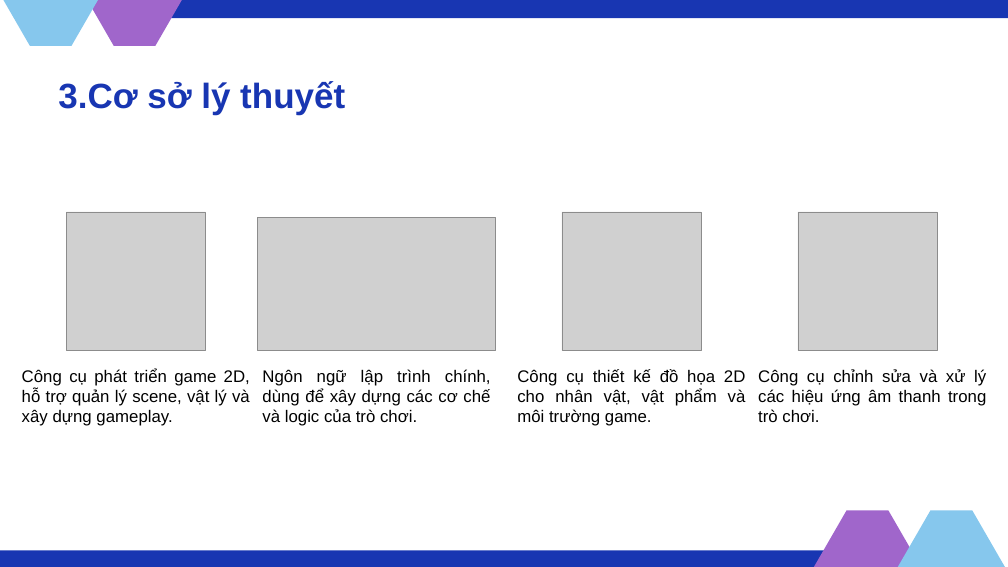
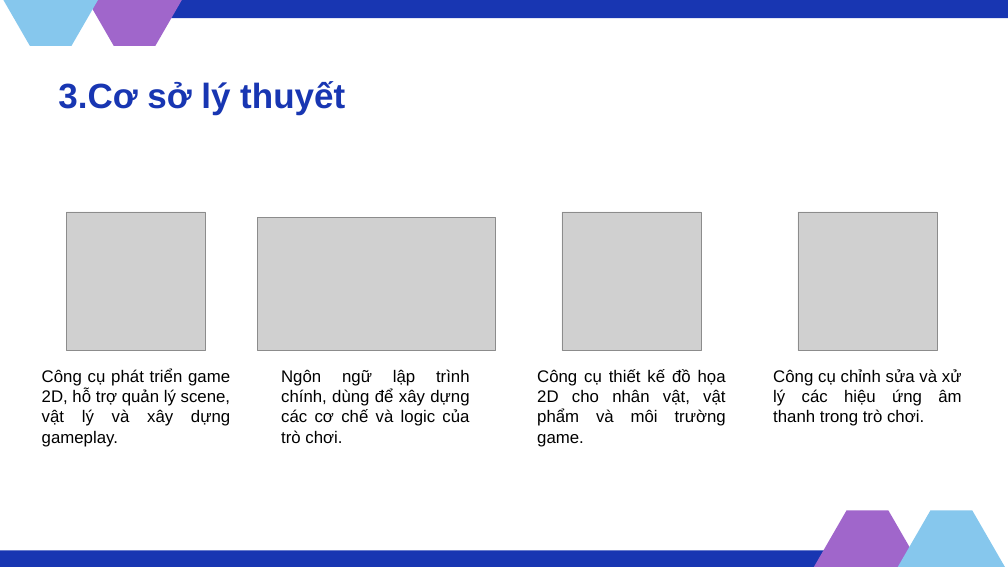
Before and after one commit to HaGiaLoc/tn-da22ttd-110122103-hagialoc-xaydungtrochoisinhton2d, a slide deck: slide 5 of thesis/abs/tn_slide.pptx. Drawn at 1008x567 pixels with LibreOffice and Linux fonts; fonts in the diff are those of the drawing; grey boxes stand for pictures. Boxes give left, top, right and bottom in pixels: in the first picture for what was removed or moved away, otherwise in the second. Text is boxed around its words. In the diff, an @@ line names an element or a change of style, - is before the commit and + after.

Commit message:
Chỉnh sửa slide thuyết trình

```diff
--- a/thesis/abs/tn_slide.pptx
+++ b/thesis/abs/tn_slide.pptx
@@ text "Công cụ phát triển game ..." rewrapped from (22,368,250,426) to (42,368,230,447) @@
@@ text "Ngôn ngữ lập trình chính, ..." rewrapped from (262,369,491,426) to (281,369,470,443) @@
@@ text "Công cụ thiết kế đồ ..." rewrapped from (517,369,746,426) to (537,369,726,447) @@
@@ text "Công cụ chỉnh sửa và ..." rewrapped from (758,369,986,422) to (773,369,962,426) @@
```
